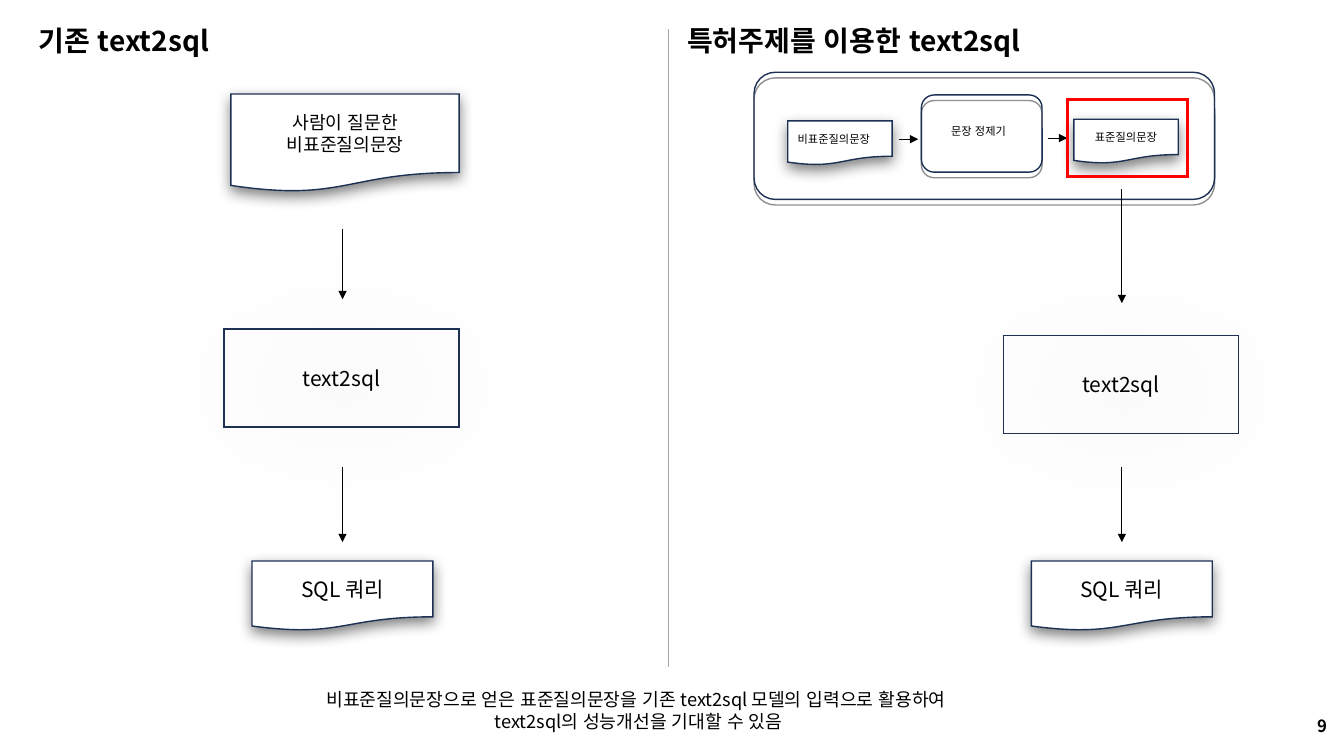
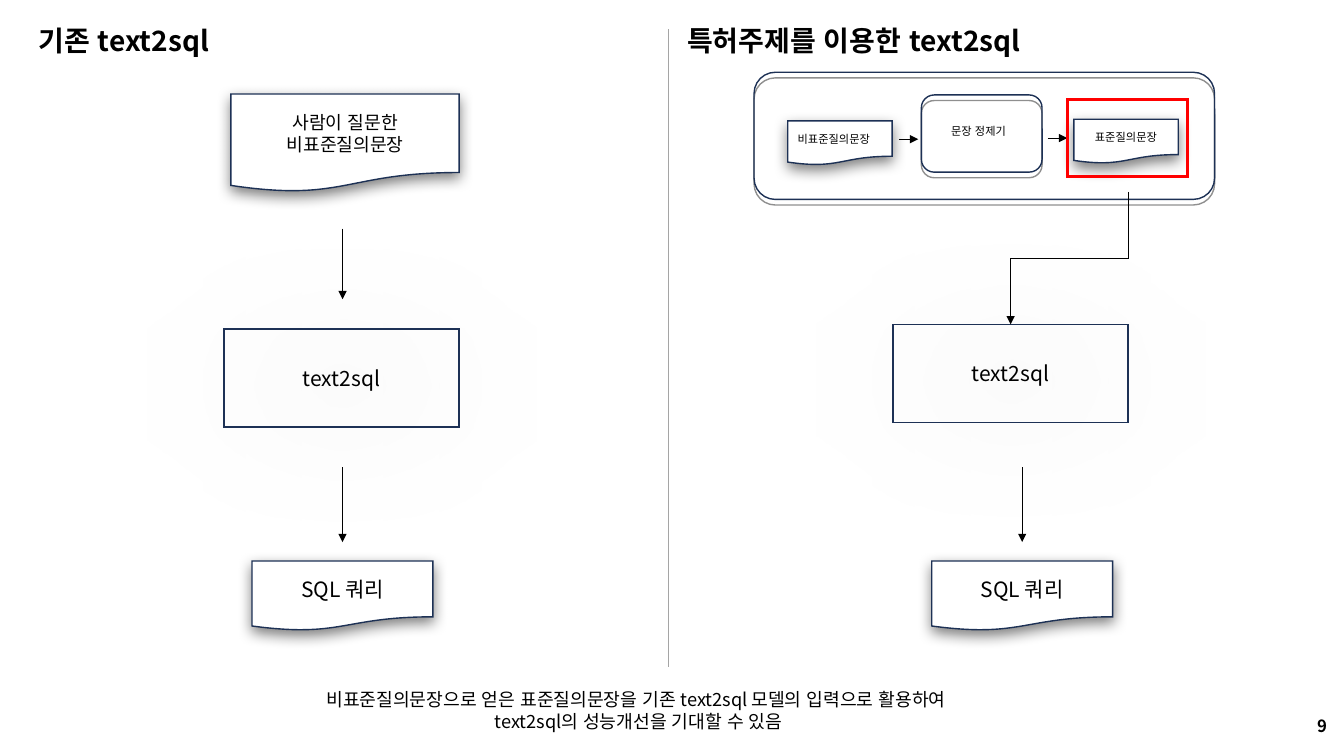
Before and after one commit to seungdeng/DELab, a slide deck: slide 9 of PPT/DSLab_이승건_특허.pptx. Drawn at 1344x756 pixels with LibreOffice and Linux fonts; fonts in the diff are those of the drawing. Boxes give left, top, right and bottom in pixels: in the first picture for what was removed or moved away, otherwise in the second. Text is boxed around its words. In the diff, an @@ line names an element or a change of style, - is before the commit and + after.

```diff
--- a/PPT/DSLab_이승건_특허.pptx
+++ b/PPT/DSLab_이승건_특허.pptx
@@ elbow arrow added from (1128, 192) to (1011, 325), #000000 0.5 pt @@
@@ arrow removed from (1122, 190) to (1122, 303) @@
@@ rectangle "text2sql" moved from (x1=1003, y1=336, x2=1238, y2=434) to (x1=893, y1=325, x2=1128, y2=422) @@
@@ arrow moved from (1122, 468) - (1122, 542) to (1022, 468) - (1022, 542) @@
@@ flow chart document "SQL 쿼리" moved from (x1=1031, y1=562, x2=1212, y2=631) to (x1=932, y1=562, x2=1112, y2=631) @@
```
Also in this commit, not shown: 1 other slide changed.
